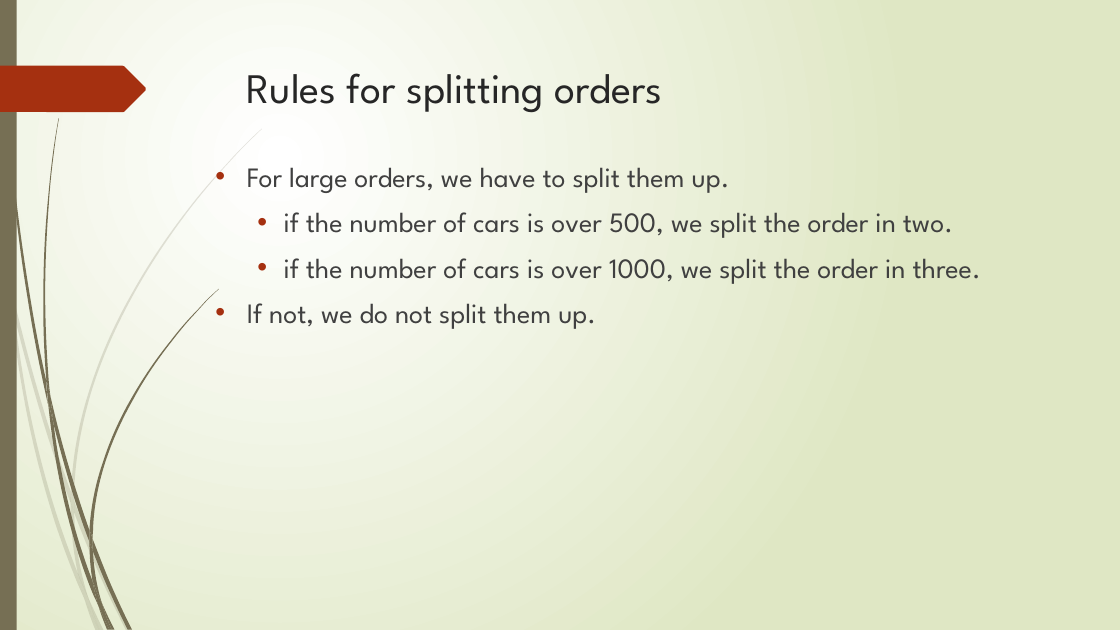
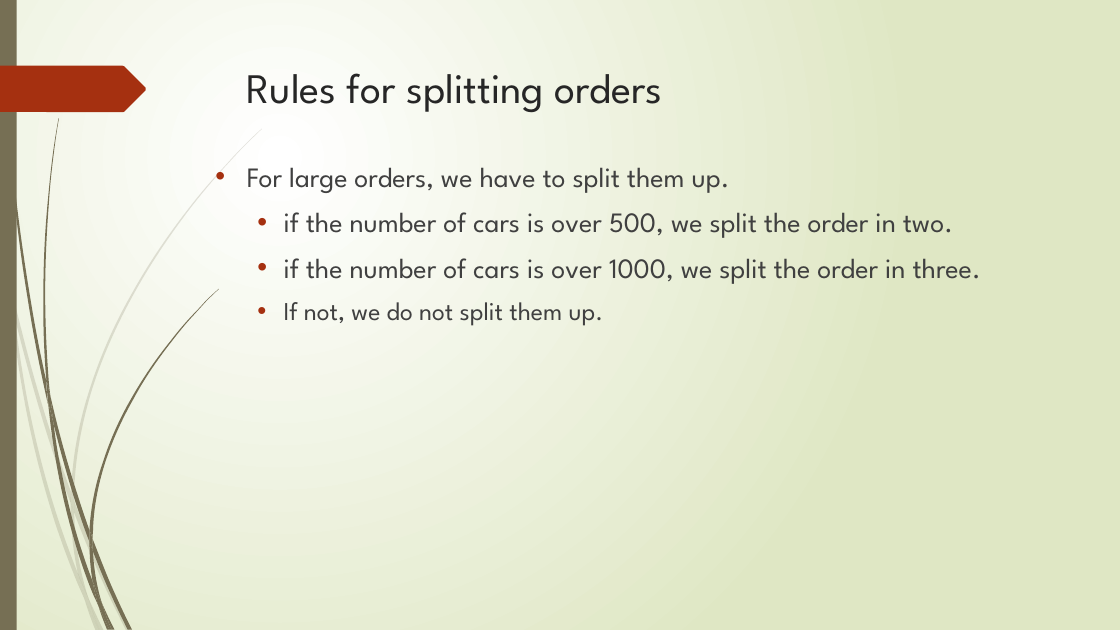
Before and after one commit to r-kurosu/kline_new, a slide deck: slide 18 of 中間報告.pptx. Drawn at 1120x630 pixels with LibreOffice and Linux fonts; fonts in the diff are those of the drawing. Boxes give left, top, right and bottom in pixels: in the first picture for what was removed or moved away, otherwise in the second. Text is boxed around its words. In the diff, an @@ line names an element or a change of style, - is before the commit and + after.

```diff
--- a/中間報告.pptx
+++ b/中間報告.pptx
@@ text at (284, 302, 604, 326): size 24 to 22 pt in "If not, we do not split them ..."; list level 1 to 2 in "If not, we do not ..." @@
```
Also in this commit, not shown: 8 other slides changed.
